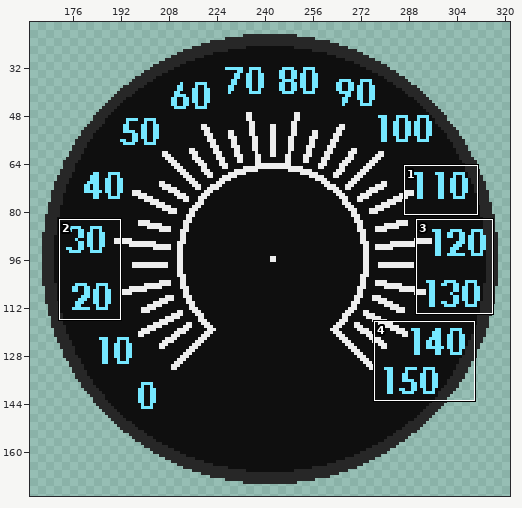
One commit to this pixel-art file: Assets/Sprites/UI speedometer.ase. Above, an overview of the earlier version with the close-up marked.
Close-up. Before the edit:
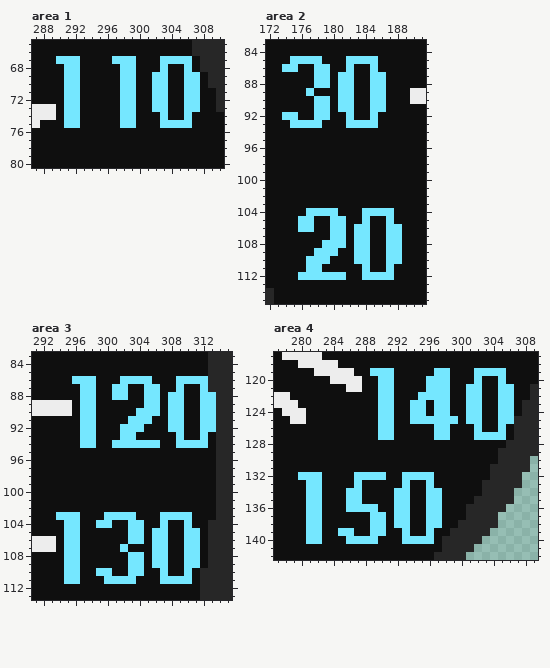
636x200 pixels, 1 frame. Shown: area 1: x 287..310, y 65..80; area 2: x 172..191, y 83..115; area 3: x 291..315, y 83..113; area 4: x 277..309, y 117..142. The wide view leaves out empty margins. The commit also changed other parts of the picture, which this record leaves out.
The same view after the edit:
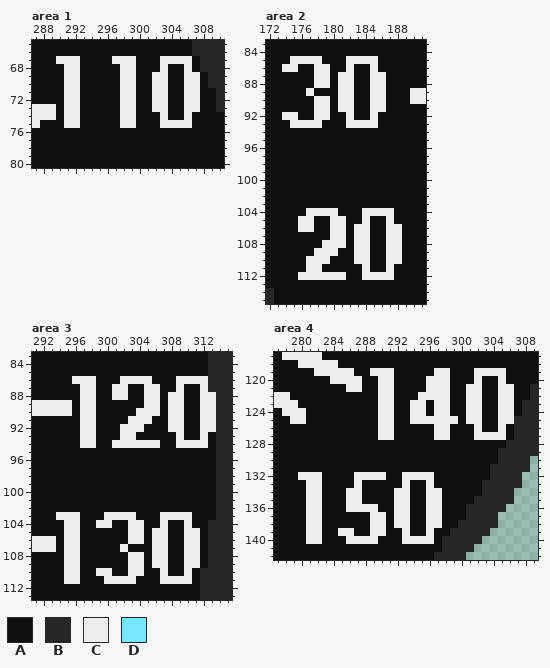
Palette (. is transparent): A #0f0f0f  B #272727  C #ededed  D #75e7ff
Changes in this commit:
Changed rows in their new state; - is an unchanged pixel.
Area 1, layer "Layer 2":
first column x 290:
67 CCC----CCC---CCCC-
68 -CC-----CC---C--C-
69 -CC-----CC--CC--CC
70 -CC-----CC--CC--CC
71 -CC-----CC--CC--CC
72 -CC-----CC--CC--CC
73 -CC-----CC--CC--CC
74 -CC-----CC---C--C-
75 -CC-----CC---CCCC-
Area 2, layer "Layer 2":
first column x 174:
 85 -CCCC---CCCC-
 86 CC--CC--C--C-
 87 ----CC-CC--CC
 88 ----CC-CC--CC
 89 ---C---CC--CC
 90 ----CC-CC--CC
 91 ----CC-CC--CC
 92 CC--CC--C--C-
 93 -CCCC---CCCC-
first column x 176:
104 -CCCC---CCCC-
105 CC--CC--C--C-
106 CC--CC-CC--CC
107 ----CC-CC--CC
108 ---CCC-CC--CC
109 --CCC--CC--CC
110 -CCC---CC--CC
111 -CC-----C--C-
112 CCCCCC--CCCC-
Area 3, layer "Layer 2":
first column x 296:
 86 CCC---CCCC---CCCC-
 87 -CC--CC--CC--C--C-
 88 -CC--CC--CC-CC--CC
 89 -CC------CC-CC--CC
 90 -CC-----CCC-CC--CC
 91 -CC----CCC--CC--CC
 92 -CC---CCC---CC--CC
 93 -CC---CC-----C--C-
 94 -CC--CCCCCC--CCCC-
first column x 294:
103 CCC---CCCC---CCCC-
104 -CC--CC--CC--C--C-
105 -CC------CC-CC--CC
106 -CC------CC-CC--CC
107 -CC-----C---CC--CC
108 -CC------CC-CC--CC
109 -CC------CC-CC--CC
110 -CC--CC--CC--C--C-
111 -CC---CCCC---CCCC-
Area 4, layer "Layer 2":
first column x 289:
119 CCC-----CC---CCCC-
120 -CC----CCC---C--C-
121 -CC----CCC--CC--CC
122 -CC---CCCC--CC--CC
123 -CC--CC-CC--CC--CC
124 -CC--CC-CC--CC--CC
125 -CC--CCCCCC-CC--CC
126 -CC-----CC---C--C-
127 -CC-----CC---CCCC-
first column x 280:
132 CCC----CCCC--CCCC-
133 -CC----C-----C--C-
134 -CC---CC----CC--CC
135 -CC---CC----CC--CC
136 -CC---CCCC--CC--CC
137 -CC------CC-CC--CC
138 -CC------CC-CC--CC
139 -CC--CC--CC--C--C-
140 -CC---CCCC---CCCC-
Changed places in both close-ups, as pixel boxes (x1, y1, x2, y2):
changed: (56, 56, 80, 128)
changed: (112, 56, 200, 128)
changed: (282, 56, 386, 128)
changed: (298, 208, 402, 280)
changed: (72, 376, 216, 448)
changed: (56, 512, 200, 584)
changed: (370, 368, 514, 440)
changed: (298, 472, 442, 544)
